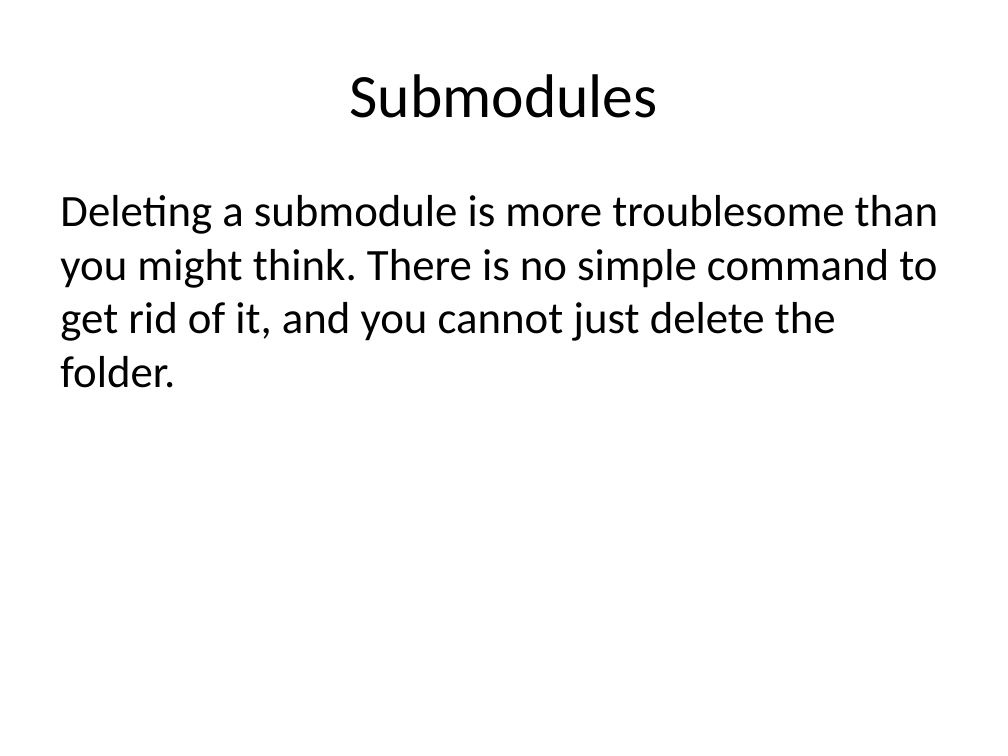
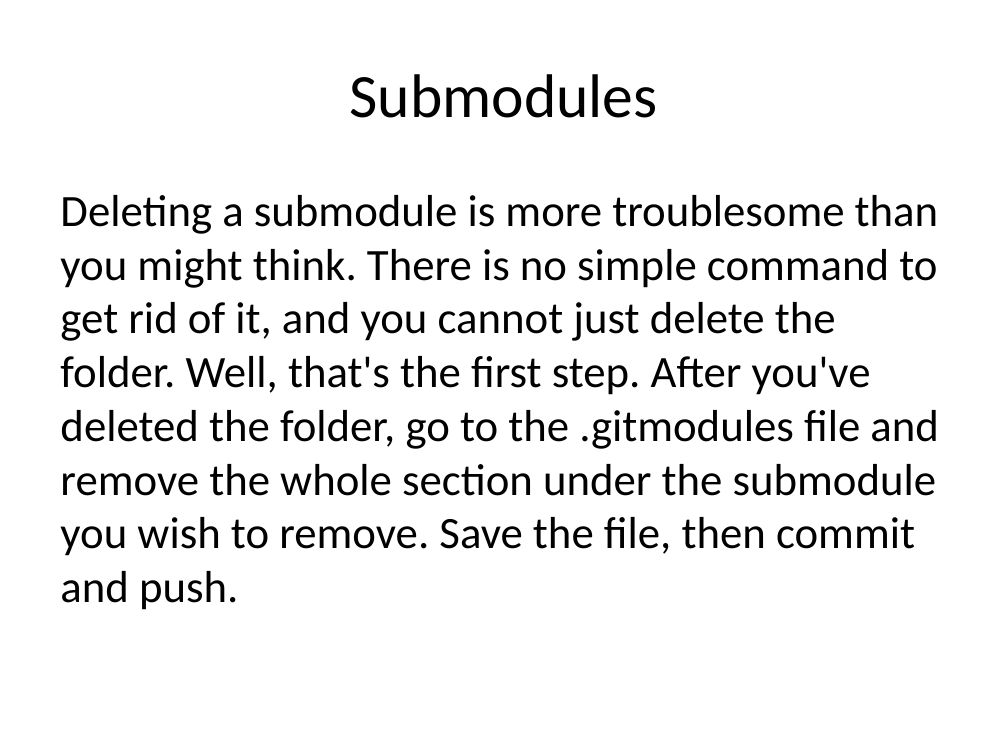
Before and after one commit to JaceTan/programming-notes, a slide deck: slide 6 of Submodules.pptx. Drawn at 1008x756 pixels with LibreOffice and Linux fonts; fonts in the diff are those of the drawing. Boxes give left, top, right and bottom in pixels: in the first picture for what was removed or moved away, otherwise in the second. Text is boxed around its words. In the diff, an @@ line names an element or a change of style, - is before the commit and + after.

Commit message:
finished Submodules.pptx

```diff
--- a/Submodules.pptx
+++ b/Submodules.pptx
@@ text at (x1=60, y1=195, x2=939, y2=610): text changed @@
-Deleting a submodule is more troublesome than you might think. There is no simple command to get rid of it, and you cannot just delete the folder.
+Deleting a submodule is more troublesome than you might think. There is no simple command to get rid of it, and you cannot just delete the folder. Well, that's the first step. After you've deleted the folder, go to the .gitmodules file and remove the whole section under the submodule you wish to remove. Save the file, then commit and push.
```
Also in this commit, not shown: 1 slide added.
